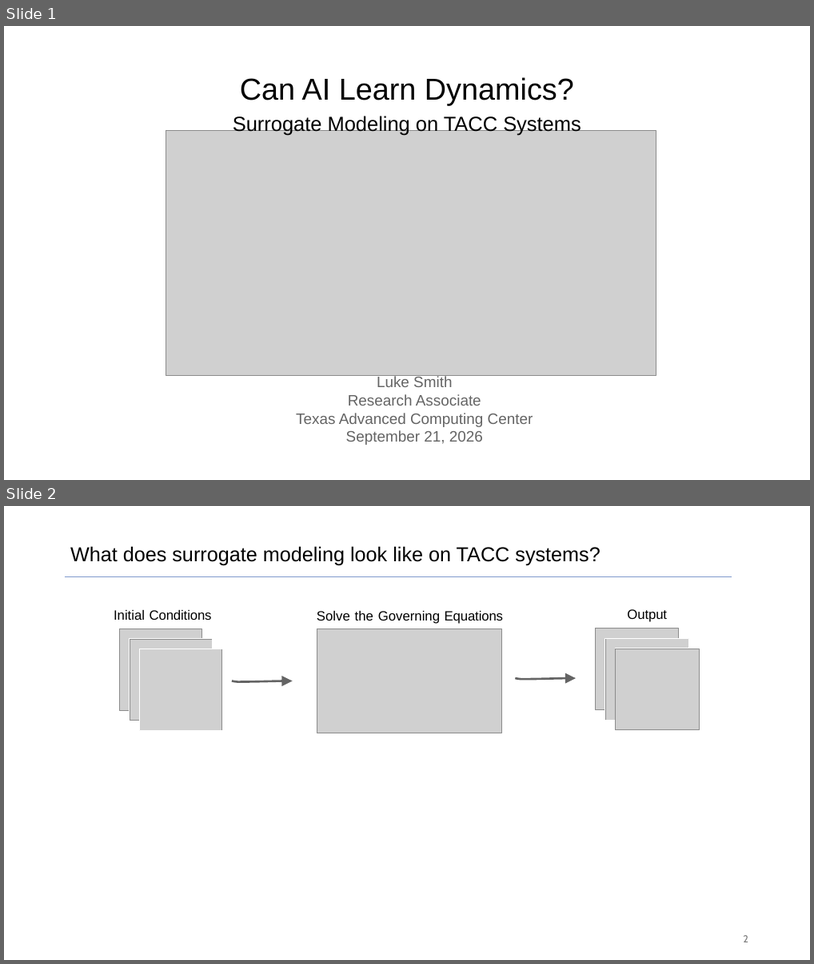
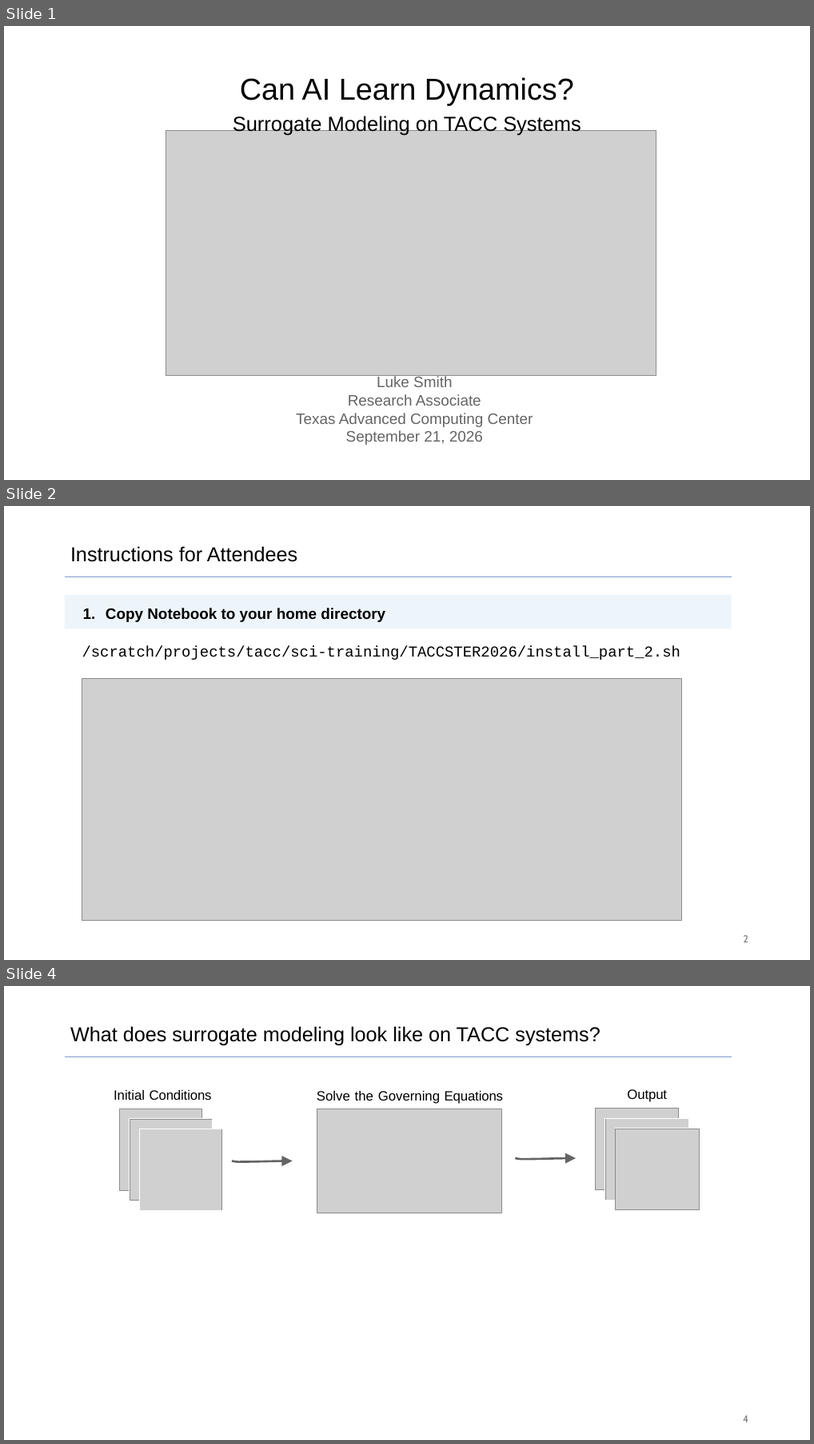
Before and after one commit to lsmithTACC/taccster26, a slide deck: Surrogate_Modeling_with_Scientific_Simulation_Data.pptx. Shown one above the other, each under a label of ours: slides 1 and 2 before the commit, slides 1, 2 and 4 after it; the slides between them are not shown. The pictures are 814x964 and 814x1444 pixels, drawn with LibreOffice and Linux fonts; fonts in the diff are those of the drawing; grey boxes stand for pictures. Boxes give left, top, right and bottom in pixels: in the first picture for what was removed or moved away, otherwise in the second. Text is boxed around its words. In the diff, an @@ line names an element or a change of style, - is before the commit and + after.

Commit message:
notebook + presentation slide updates, added requirements.txt

```diff
--- a/Surrogate_Modeling_with_Scientific_Simulation_Data.pptx
+++ b/Surrogate_Modeling_with_Scientific_Simulation_Data.pptx
@@ slide 2 added at [4,506,810,960], background #FFFFFF @@
@@ text added at [70,546,298,562], 24 pt, text #000000 @@
+Instructions for Attendees
@@ line added from (65, 576) to (732, 576), #7F99CC 1.75 pt @@
@@ rectangle added at [65,595,732,629], fill #EDF5FB @@
@@ text added at [82,608,682,660], 18 pt, text #000000 @@
+1. Copy Notebook to your home directory
+/scratch/projects/tacc/sci-training/TACCSTER2026/install_part_2.sh
@@ picture added at [82,679,682,920] @@
@@ page number added at [743,935,749,942], 12 pt, text #797979 @@
+2
@@ what was slide 2 is now slide 4 @@
@@ page number at [743,1415,749,1422]: text changed @@
-2
+4
```
Also in this commit, not shown: 1 other slide added, 4 other files.
